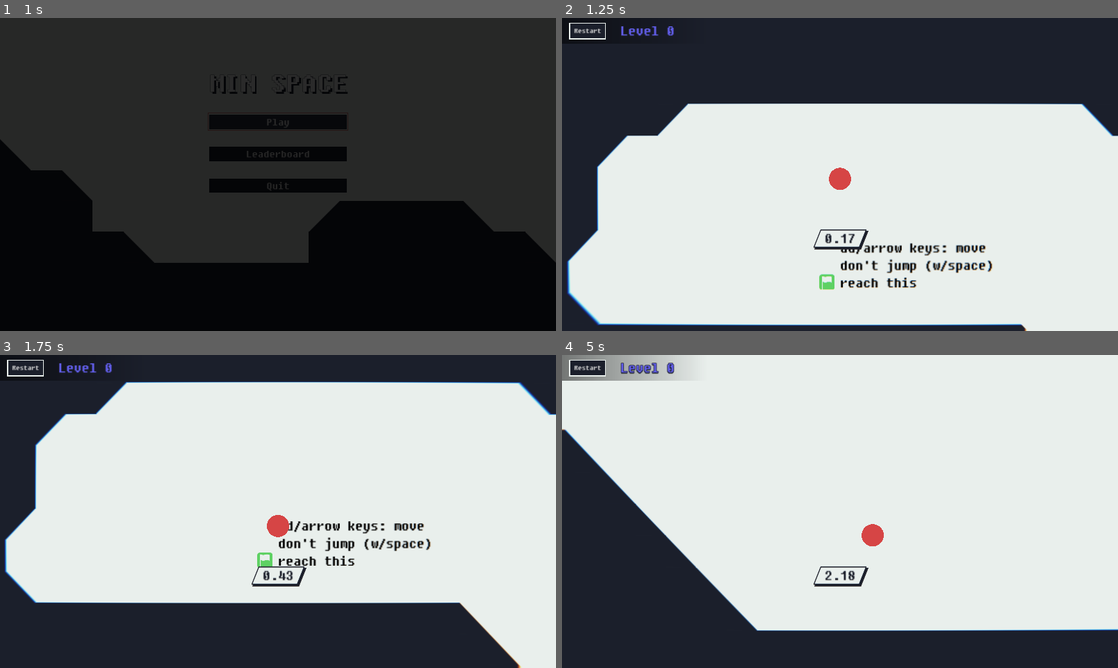
Above: before the commit, frames 1-4 (two rows, left to right).
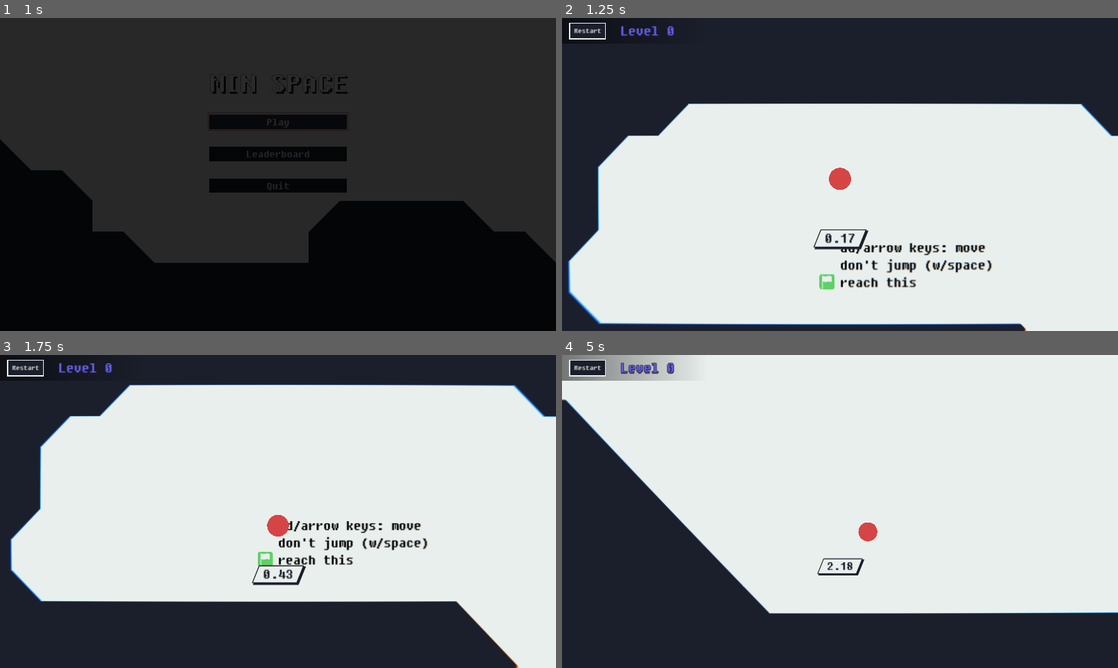
Above: after the commit, the same moments.

Repository: kagamiAL/CALHACKS_2024
Game: Godot game, scene res://scenes/Main/Main.tscn
Same seed, same stepped clock (60 frames per second), same inputs: the game is played once before the commit and once after it.
Inputs:
- Up to frame 1 (1 s): click "Play" at 0.5 s
- Up to frame 2 (1.25 s): no input
- Up to frame 3 (1.75 s): click "Restart" at 1.25 s
- Up to frame 4 (5 s): click "Restart" at 2 s; click "Restart" at 2.75 s; tap Enter (ui_accept) at 3.5, 3.77, 4.52 s; hold Right (ui_right) from 3.53 s (still down)

Frame 1 is identical in both runs. In frame 2, 2.0% of the frame differs, in the area x 0-100%, y 27-99%; in frame 3, 4.6%; in frame 4, 8.0%, in the area x 0-100%, y 14-89%.

Commit message:
Dynamic camera zoom

Diff:
--- a/scenes/Player/Player.gd
+++ b/scenes/Player/Player.gd
@@ -16,6 +16,9 @@
 signal died
 
 signal won
+
+# When normalising the linear velocity to a 0-1 value, this specifies the "maximum" linear velocity
+var NORMALISE_VELOCITY_AMT = 1500.
 
 # Get the gravity from the project settings to be synced with RigidBody nodes.
 var gravity = ProjectSettings.get_setting("physics/2d/default_gravity")
@@ -66,11 +69,16 @@
 
 	# Who up rolling they boulder (rolling SFX)
 	# TODO hard coded stop hard coding magic numbers idiot
-	$RollingTheyBoulder.volume_db = linear_velocity.x/100
+	var normalised_linear_velocity = min(abs(linear_velocity.length()), NORMALISE_VELOCITY_AMT)/NORMALISE_VELOCITY_AMT
+	$RollingTheyBoulder.volume_db = normalised_linear_velocity/10
 	if is_on_floor() and linear_velocity.x != 0:
 		if not $RollingTheyBoulder.playing: $RollingTheyBoulder.play()
 	else:
 		$RollingTheyBoulder.stop()
+
+	# Zooming based on velocity
+	$Camera2D.zoom.x = lerp($Camera2D.zoom.x, 1 - normalised_linear_velocity/3, 0.01)
+	$Camera2D.zoom.y = $Camera2D.zoom.x
 
 func handle_tile_collision(tilemap_layer):
 	match tilemap_layer:
--- a/scenes/Player/Player.tscn
+++ b/scenes/Player/Player.tscn
@@ -73,6 +73,36 @@
 "transitions": PackedFloat32Array(1),
 "update": 1,
 "values": [false]
+}
+
+[sub_resource type="Animation" id="Animation_wfnhh"]
+resource_name = "die"
+length = 1.3
+tracks/0/type = "value"
+tracks/0/imported = false
+tracks/0/enabled = true
+tracks/0/path = NodePath("GPUParticles2D:emitting")
+tracks/0/interp = 1
+tracks/0/loop_wrap = true
+tracks/0/keys = {
+"times": PackedFloat32Array(0, 0.4),
+"transitions": PackedFloat32Array(1, 1),
+"update": 1,
+"values": [true, false]
+}
+tracks/1/type = "method"
+tracks/1/imported = false
+tracks/1/enabled = true
+tracks/1/path = NodePath(".")
+tracks/1/interp = 1
+tracks/1/loop_wrap = true
+tracks/1/keys = {
+"times": PackedFloat32Array(1.2),
+"transitions": PackedFloat32Array(1),
+"values": [{
+"args": [&"died"],
+"method": &"emit_signal"
+}]
 }
 
 [sub_resource type="Animation" id="Animation_gp65j"]
@@ -100,36 +130,6 @@
 "handle_modes": PackedInt32Array(0, 0, 0, 0, 0, 0),
 "points": PackedFloat32Array(1, -0.25, 0, 0.25, 0, 0.9, -0.25, 0, 0.25, 0, 0.8, -0.25, 0, 0.25, 0, 1, -0.25, 0, 0.25, 0, 0.9, -0.25, 0, 0.25, 0, 1, -0.25, 0, 0.25, 0),
 "times": PackedFloat32Array(0, 0.1, 0.15, 0.25, 0.3, 0.35)
-}
-
-[sub_resource type="Animation" id="Animation_wfnhh"]
-resource_name = "die"
-length = 1.3
-tracks/0/type = "value"
-tracks/0/imported = false
-tracks/0/enabled = true
-tracks/0/path = NodePath("GPUParticles2D:emitting")
-tracks/0/interp = 1
-tracks/0/loop_wrap = true
-tracks/0/keys = {
-"times": PackedFloat32Array(0, 0.4),
-"transitions": PackedFloat32Array(1, 1),
-"update": 1,
-"values": [true, false]
-}
-tracks/1/type = "method"
-tracks/1/imported = false
-tracks/1/enabled = true
-tracks/1/path = NodePath(".")
-tracks/1/interp = 1
-tracks/1/loop_wrap = true
-tracks/1/keys = {
-"times": PackedFloat32Array(1.2),
-"transitions": PackedFloat32Array(1),
-"values": [{
-"args": [&"died"],
-"method": &"emit_signal"
-}]
 }
 
 [sub_resource type="AnimationLibrary" id="AnimationLibrary_dy76i"]
